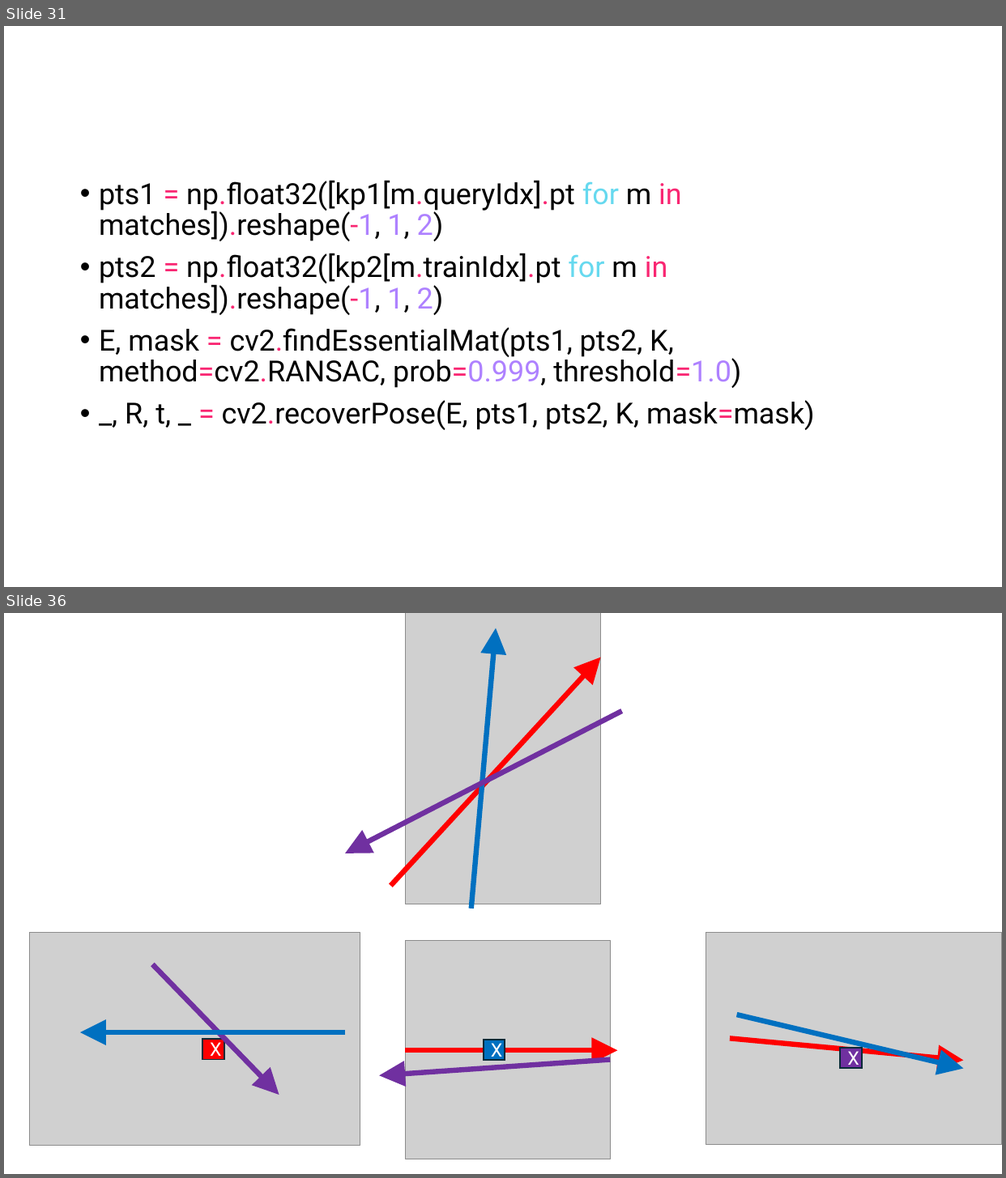
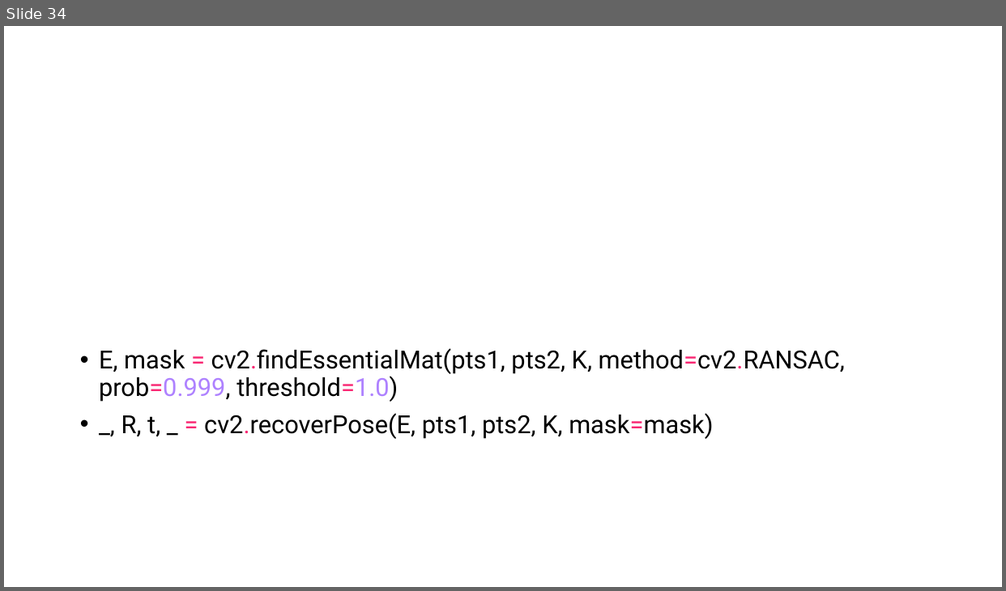
Before and after one commit to SSOE-ECE1390/LecturePowerPoints, a slide deck: ECE1390_Lecture15.pptx. Shown one above the other, each under a label of ours: slides 31 and 36 before the commit, slide 34 after it; the slides between them are not shown. The pictures are 1006x1178 and 1006x591 pixels, drawn with LibreOffice and Linux fonts; fonts in the diff are those of the drawing; grey boxes stand for pictures. Boxes give left, top, right and bottom in pixels: in the first picture for what was removed or moved away, otherwise in the second. Text is boxed around its words. In the diff, an @@ line names an element or a change of style, - is before the commit and + after.

```diff
--- a/ECE1390_Lecture15.pptx
+++ b/ECE1390_Lecture15.pptx
@@ slide 36 removed at bbox=[4, 613, 1002, 1174], background #FFFFFF @@
@@ picture removed at bbox=[405, 613, 601, 905] @@
@@ arrow removed from (471, 909) to (496, 628) @@
@@ arrow removed from (391, 885) to (601, 658) @@
@@ arrow removed from (621, 711) to (345, 854) @@
@@ picture removed at bbox=[29, 933, 360, 1146] @@
@@ picture removed at bbox=[405, 941, 611, 1160] @@
@@ picture removed at bbox=[706, 933, 1002, 1144] @@
@@ arrow removed from (152, 965) to (279, 1095) @@
@@ arrow removed from (737, 1015) to (964, 1069) @@
@@ arrow removed from (345, 1033) to (80, 1033) @@
@@ rectangle removed at bbox=[202, 1039, 224, 1060] @@
-X
@@ rectangle removed at bbox=[484, 1040, 505, 1061] @@
-X
@@ arrow removed from (731, 1039) to (964, 1061) @@
@@ rectangle removed at bbox=[840, 1048, 862, 1069] @@
-X
@@ arrow removed from (611, 1060) to (379, 1076) @@
@@ arrow removed from (405, 1051) to (618, 1051) @@
@@ what was slide 31 is now slide 34 @@
@@ slide 34 changed as well @@
@@ text at bbox=[99, 180, 682, 315]: paragraphs removed @@
-• pts1 = np.float32([kp1[m.queryIdx].pt for m in matches]).reshape(-1, 1, 2)
-• pts2 = np.float32([kp2[m.trainIdx].pt for m in matches]).reshape(-1, 1, 2)
@@ text "E, mask = cv2.findEssentialMat(pts1, pts2, ...": place and size @@
-text "E, mask = cv2.findEssentialMat(pts1, pts2, ..." at bbox=[99, 180, 815, 430]
+text "E, mask = cv2.findEssentialMat(pts1, pts2, ..." at bbox=[99, 348, 845, 439]
@@ text "E, mask = cv2.findEssentialMat(pts1, pts2, ..." at bbox=[99, 348, 845, 439]: size 28 to 24 pt @@
```
Also in this commit, not shown: 3 other slides changed, 29 slides added, 30 other slides removed, 1 other file.
